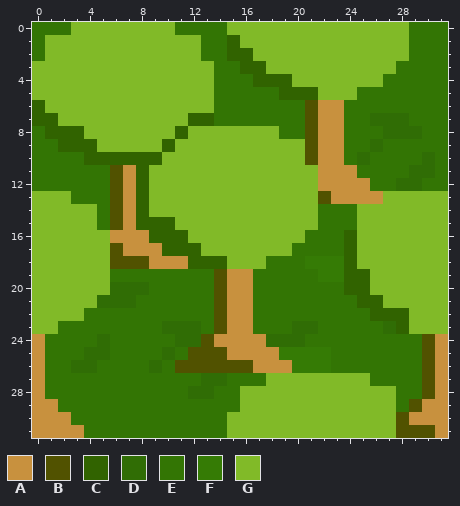
File history of a pixel-art sprite, assets/images/forest.png. This is how it looked before the edit.
The file is 32x32 pixels. Colours within 5 levels of each other are drawn and written as one.
Palette (. is transparent): A #c8913e  B #515200  C #316300  D #306d05  E #337504  F #357b05  G #81ba28
And afterwards:
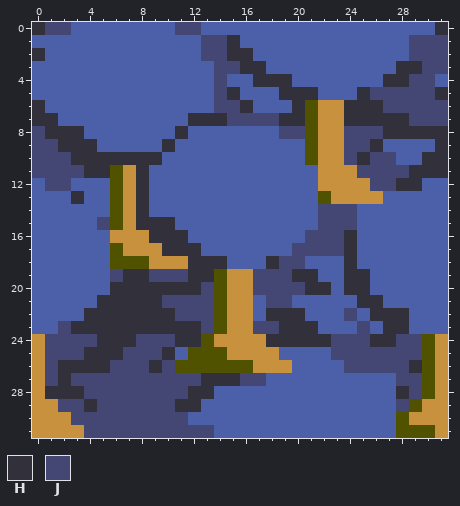
Colours new in this view: H #32313b  J #444774
Changes in this commit:
colour G: #81ba28 -> #4c60aa
Changed rows in their new state; - is a pixel that keeps its letter.
first column x 0:
 0 HJJ--------JJGG--------------GGH
 1 G------------JJH-------------JJJ
 2 H------------JJHH------------JJJ
 3 --------------JJHH----------HHJJ
 4 --------------JGGHHH-------HHJJG
 5 --------------JHGGGHHH---HJJJJJH
 6 H-------------JJHGGGH---HHHJJJJJ
 7 HH----------HHHJJJJHH---HHHHHJJJ
 8 JHHH-------H-------JJ---JJJHHHHH
 9 JJHHH-----H-------------JJHGGGGH
10 JJJHHHHHHH--------------JHJJGGHH
11 JJJJHH--H----------------JJJJHHH
12 GJJGGG--H-----------------JJHHGG
13 ---HGG--H-----------------------
14 -----G--H-------------JJJ-------
15 -----J--HHH-----------JJJ-------
16 ---------HHH---------JJJH-------
17 ----------HHH-------JJJJH-------
18 ------------HHH---HJJGGGH-------
19 ------JHHJJJHH---JJJHHGGHH------
20 ------HHHHHHHJ---JJJJHHGHH------
21 -----HHHHHJJJJ---GJJGGGGGHH-----
22 ----HHHHHHHJJJ---GHHHGGGJGHHH---
23 --JHHHHHHHHHHJ---JJHHHGGGJGHH---
24 -JJJJHHHJJJHH-----HHHHHJJJHHJJ--
25 -JJJHHHJJJHG-------GGGGJJJJJJJ--
26 -JHHHHJJJHJ---------GGGGJJJJJH--
27 -JHJJJJJJJJJJHHHJJ--------GGJJ--
28 -HHHJJJJJJJJHHGG------------HJ--
29 --JJHJJJJJJHHGGG------------J---
30 ---JJJJJJJJJGGG-----------------
31 ----JJJJJJJJJJG-----------------
Changed places in both pictures, as pixel boxes (x1, y1, x2, y2):
changed: (32, 22, 448, 438)
